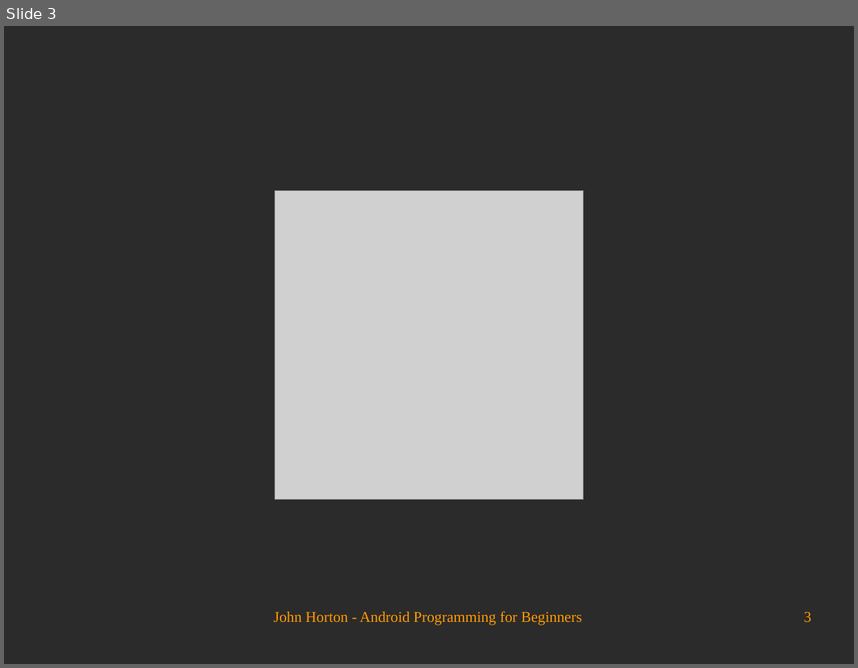
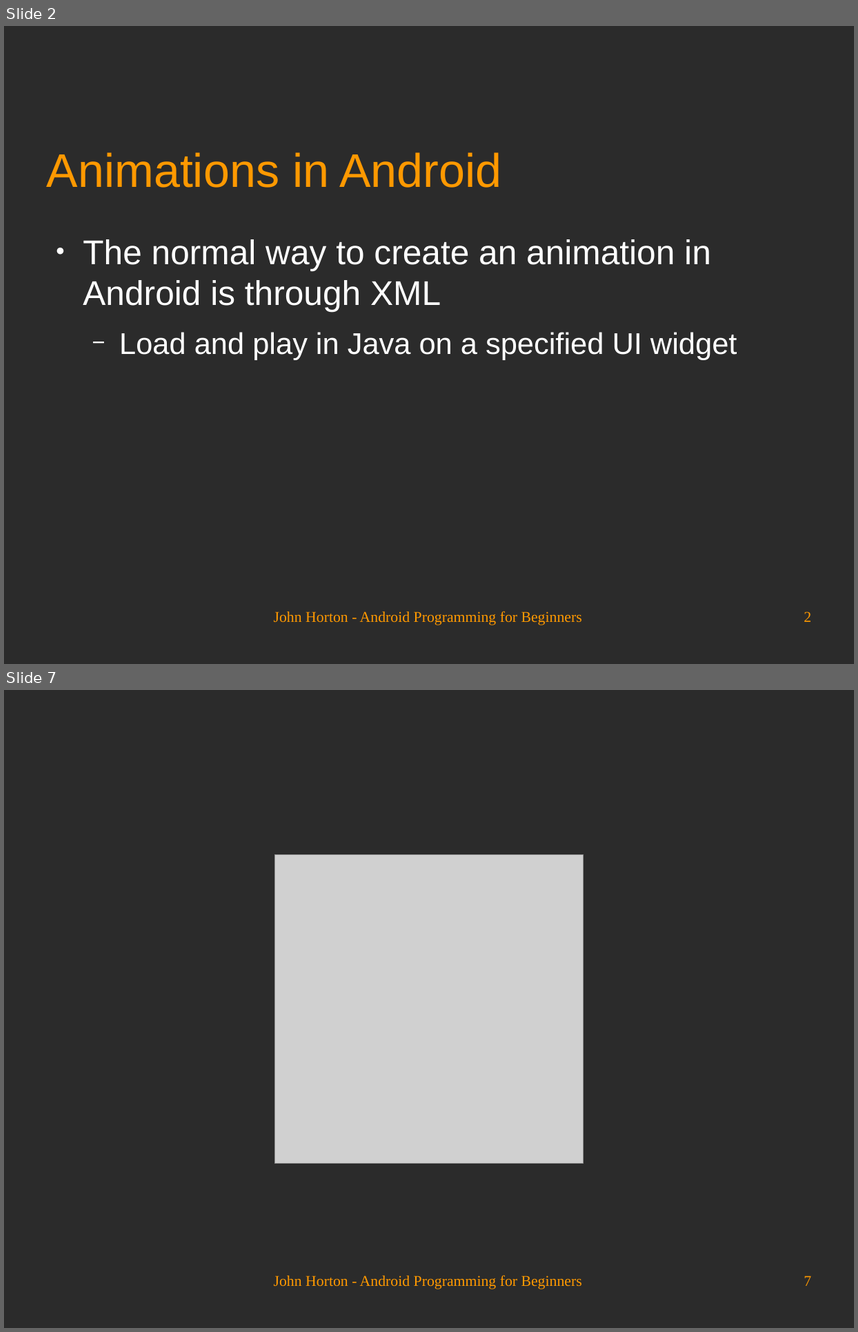
Before and after one commit to Academy-Soft-Intellect/Android-Programming-for-Beginners, a slide deck: 16_UI_Animations.odp. Shown one above the other, each under a label of ours: slide 3 before the commit, slides 2 and 7 after it; the slides between them are not shown. The pictures are 858x668 and 858x1332 pixels, drawn with LibreOffice and Linux fonts; fonts in the diff are those of the drawing; grey boxes stand for pictures; background and template pictures are left out; a plain dark background stands for a picture behind light text. Boxes give left, top, right and bottom in pixels: in the first picture for what was removed or moved away, otherwise in the second. Text is boxed around its words. In the diff, an @@ line names an element or a change of style, - is before the commit and + after.

```diff
--- a/16_UI_Animations.odp
+++ b/16_UI_Animations.odp
@@ slide 2 added at (4, 26, 854, 664), background picture (left out) @@
@@ title added at (47, 152, 501, 187), 44 pt, text #FF9900 @@
+Animations in Android
@@ text added at (83, 239, 737, 360), 32 pt, text #FFFFFF @@
+● The normal way to create an animation in Android is through XML
+  − Load and play in Java on a specified UI widget
@@ text added at (274, 610, 582, 625), 14 pt, text #FF9900 @@
+John Horton - Android Programming for Beginners
@@ page number added at (804, 611, 811, 621), 14 pt, text #FF9900 @@
+2
@@ what was slide 3 is now slide 7 @@
@@ page number at (804, 1275, 811, 1285): text changed @@
-3
+7
```
Also in this commit, not shown: 1 slide changed, 4 other slides added, 1 slide removed.
